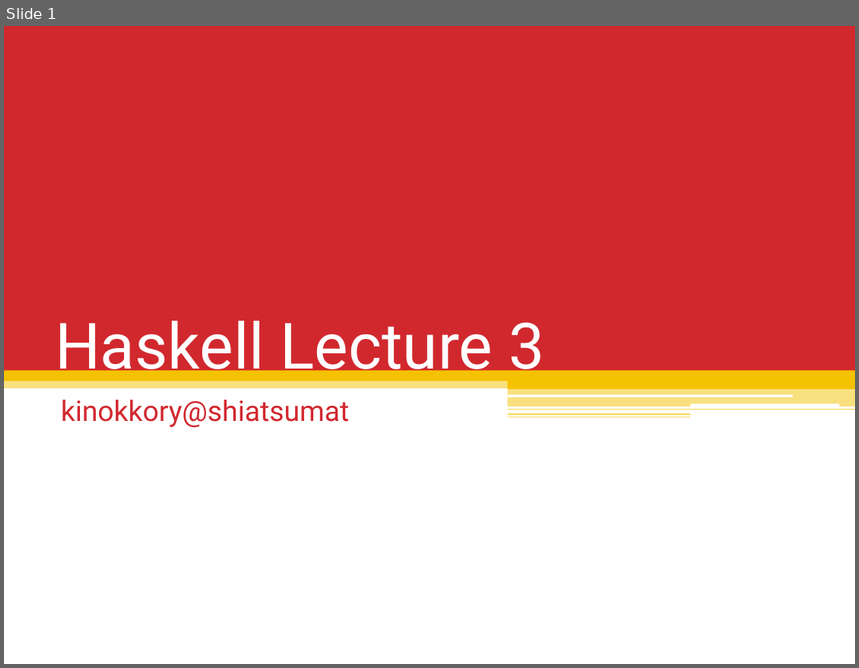
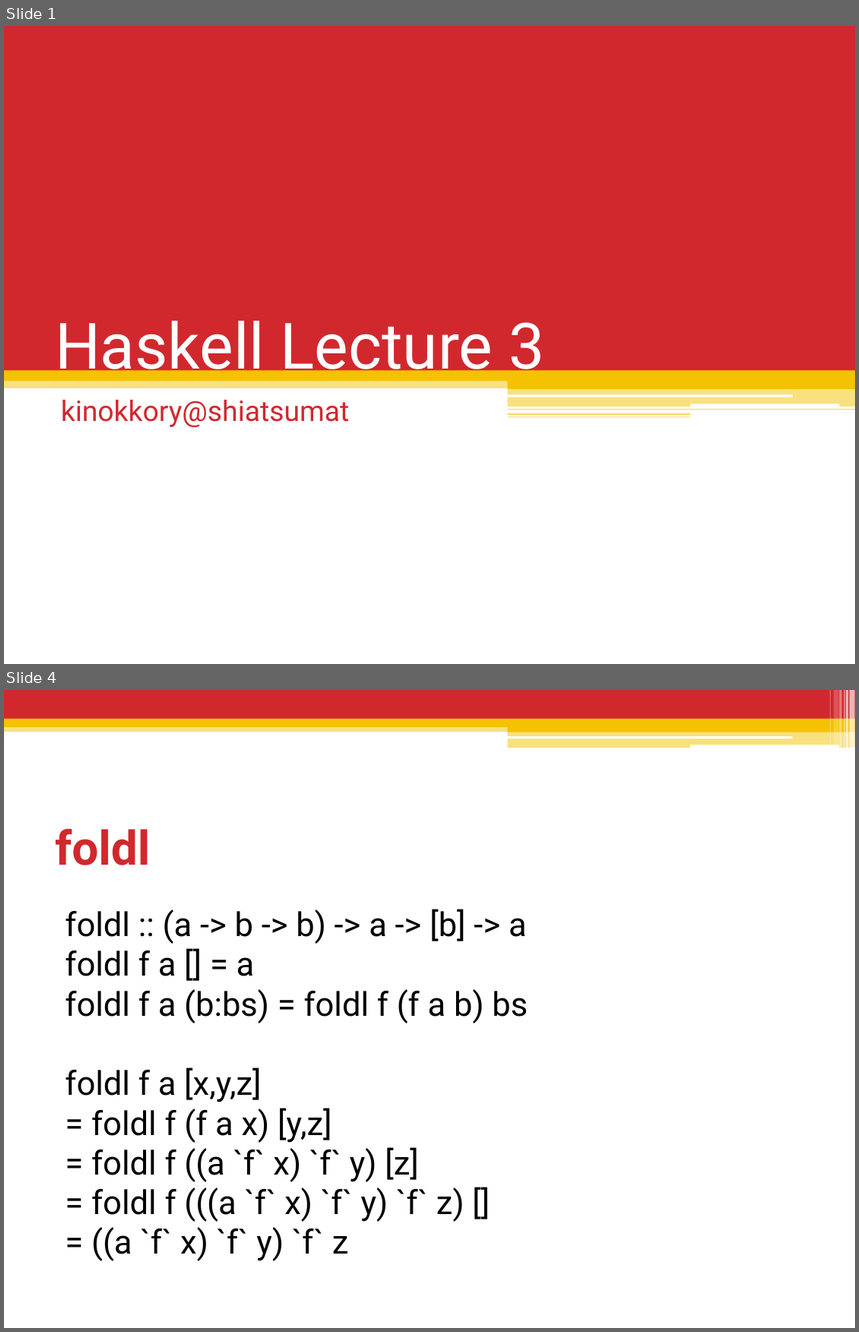
Before and after one commit to shiatsumat/HaskellLecture, a slide deck: 3_recursion_data/slides/3_recursion_data.pptx. Shown one above the other, each under a label of ours: slide 1 before the commit, slides 1 and 4 after it; the slides between them are not shown. The pictures are 859x668 and 859x1332 pixels, drawn with LibreOffice and Linux fonts; fonts in the diff are those of the drawing. Boxes give left, top, right and bottom in pixels: in the first picture for what was removed or moved away, otherwise in the second. Text is boxed around its words. In the diff, an @@ line names an element or a change of style, - is before the commit and + after.

```diff
--- a/3_recursion_data/slides/3_recursion_data.pptx
+++ b/3_recursion_data/slides/3_recursion_data.pptx
@@ slide 4 added at (4,690,855,1328), background #FFFFFF @@
@@ rectangle added at (4,690,855,719), fill #D1282E @@
@@ rectangle added at (829,690,831,745), fill #FFFFFF at 30% opacity @@
@@ rectangle added at (834,690,839,745), fill #FFFFFF at 20% opacity @@
@@ rectangle added at (840,690,842,748), fill #FFFFFF at 40% opacity @@
@@ rectangle added at (844,690,845,748), fill #FFFFFF at 60% opacity @@
@@ rectangle added at (846,690,848,748), fill #FFFFFF at 65% opacity @@
@@ rectangle added at (850,690,855,748), fill #FFFFFF at 65% opacity @@
@@ rectangle added at (4,724,855,732), fill #F5C201 at 50% opacity @@
@@ rectangle added at (4,719,855,727), fill #F5C201 @@
@@ rectangle added at (508,723,855,732), fill #F5C201 @@
@@ rectangle added at (508,731,855,748), fill #F5C201 at 50% opacity @@
@@ rounded rectangle added at (507,736,792,739), fill #FFFFFF @@
@@ rounded rectangle added at (690,745,839,748), fill #FFFFFF @@
@@ title added at (55,828,150,866), 40 pt, text #D1282E, bold @@
+foldl
@@ text added at (65,909,528,1262), 28 pt, text #000000 @@
+foldl :: (a -> b -> b) -> a -> [b] -> a
+foldl f a [] = a
+foldl f a (b:bs) = foldl f (f a b) bs
+foldl f a [x,y,z]
+= foldl f (f a x) [y,z]
+= foldl f ((a `f` x) `f` y) [z]
+= foldl f (((a `f` x) `f` y) `f` z) []
+= ((a `f` x) `f` y) `f` z
```
Also in this commit, not shown: 4 other slides added, 1 slide removed, 1 other file.
